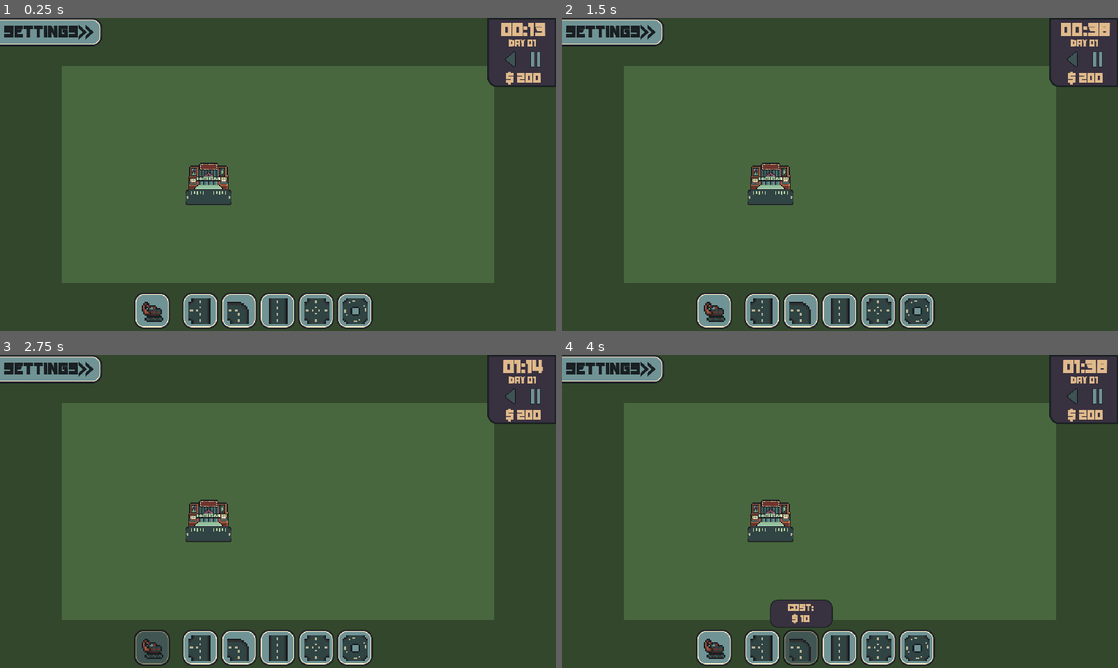
Above: before the commit, frames 1-4 (two rows, left to right).
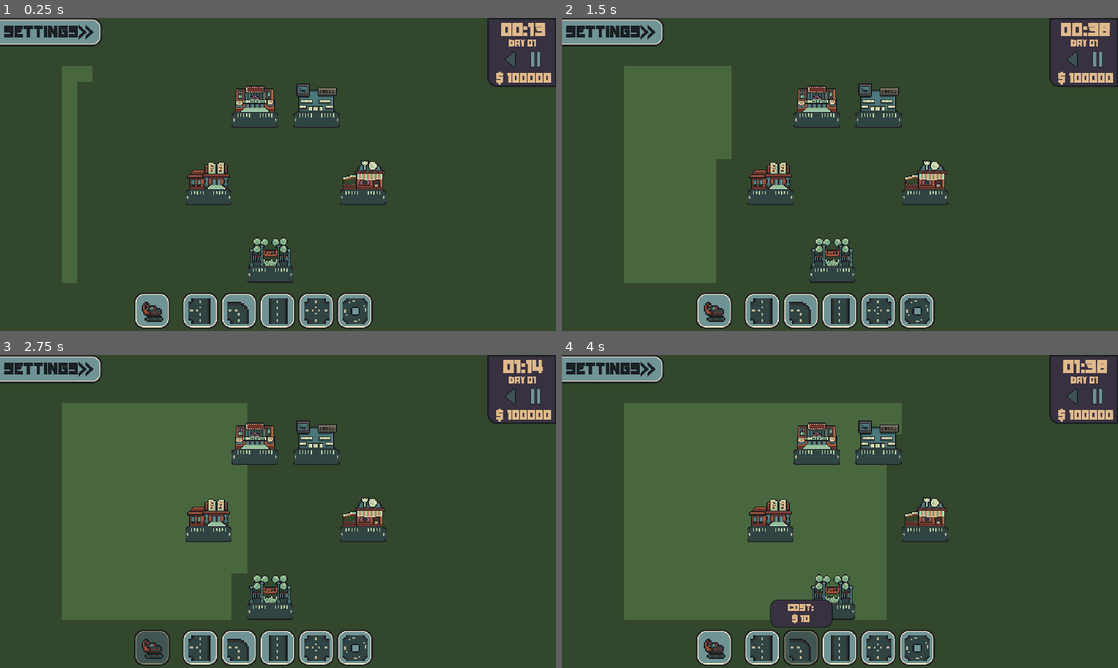
Above: after the commit, the same moments.

Repository: StixxyTape/Easy-Roads
Game: Godot game, scene res://Scenes/main.tscn
The game is run twice, just before and just after one commit, with the same random seed, the same clock (stepped at 60 frames per second) and the same inputs.
Inputs (mouse positions are in pixels of both pictures, inside the frame that each line leads up to):
- Up to frame 1 (0.25 s): no input
- Up to frame 2 (1.5 s): click (1073, 61) at 0.5 s; click (1073, 61) at 1.25 s
- Up to frame 3 (2.75 s): click (150, 649) at 2 s
- Up to frame 4 (4 s): click (762, 649) at 2.75 s; click (801, 649) at 3.5 s

The runs differ from the first frame. In frame 1, 51% of the frame differs, in the area x 13-100%, y 15-85%; in frame 2, 41%; in frame 3, 32%; in frame 4, 24%.

Commit message:
Add files via upload

Diff:
--- a/Connection Maker 2/Scenes/bubble.gd
+++ b/Connection Maker 2/Scenes/bubble.gd
@@ -2,10 +2,50 @@
 
 @onready var anim : AnimationPlayer = $AnimationPlayer
 
+# Variables for the timer
 var maxTime : int = Global.bubbleTimer
 var time : float = 0
+
+# Plays "Danger" animation when timer gets close to filling up
 var dangerZone : bool = false
+
+# For keeping track of if the timer should count
 var count : bool = false
+
+# Sets the type of structure to drive to
+var type : int = randi_range(0, 4)
+var destination : Vector2
+
+# Sets the texture as a new AtlasTexture so other instantiated bubbles don't change aswell
+var atlasTexture : AtlasTexture = AtlasTexture.new()
+var overTexture : CompressedTexture2D = preload("res://Art/Bubbles/Bubbles.png")
+
+func _ready():
+	# Setting up the texture for the bubble
+	texture_over = atlasTexture
+	texture_over.atlas = overTexture
+	texture_over.region = Rect2(0, 0, 16, 16)
+
+	match type:
+		0:
+			SetSprite(0, 0)
+			destination = Global.cinemaPos
+		1:
+			SetSprite(0, 16)
+			destination = Global.restaurantPos
+		2:
+			SetSprite(0, 32)
+			destination = Global.storePos
+		3:
+			SetSprite(0, 48)
+			destination = Global.parkPos
+		4:
+			SetSprite(0, 64)
+			destination = Global.libraryPos
+
+func SetSprite(x, y):
+	# Change sprite to according destination type
+	texture_over.region = Rect2(x, y, 16, 16)
 
 func _process(_delta):
 	if Global.time == "play" and !count:
@@ -18,6 +58,7 @@
 	value = time
 	max_value = maxTime
 
+	# Keeps track of the time left for the car to reach it's destination
 	while time < maxTime and count:
 		await get_tree().create_timer(1).timeout
 		if count:
--- a/Connection Maker 2/Scenes/bubble.tscn
+++ b/Connection Maker 2/Scenes/bubble.tscn
@@ -1,7 +1,6 @@
-[gd_scene load_steps=9 format=3 uid="uid://bjtsx1rxqaygk"]
+[gd_scene load_steps=8 format=3 uid="uid://bjtsx1rxqaygk"]
 
 [ext_resource type="Texture2D" uid="uid://ba0bar73eu2dl" path="res://Art/Bubbles/ProgressBubble.png" id="1_m7rq7"]
-[ext_resource type="Texture2D" uid="uid://dxmjbqd06u5v1" path="res://Art/Bubbles/CinemaBubble.png" id="2_py44b"]
 [ext_resource type="Texture2D" uid="uid://bwvhi7eemecb1" path="res://Art/Bubbles/BubbleFill.png" id="3_2ymw4"]
 [ext_resource type="Script" path="res://Scenes/bubble.gd" id="4_n63iy"]
 
@@ -117,7 +116,6 @@
 step = 0.2
 fill_mode = 3
 texture_under = ExtResource("1_m7rq7")
-texture_over = ExtResource("2_py44b")
 texture_progress = ExtResource("3_2ymw4")
 script = ExtResource("4_n63iy")
 
--- a/Connection Maker 2/Scenes/car.tscn
+++ b/Connection Maker 2/Scenes/car.tscn
@@ -18,6 +18,7 @@
 [node name="CollisionShape2D" type="CollisionShape2D" parent="."]
 position = Vector2(-0.6, 1.4)
 shape = SubResource("RectangleShape2D_bmtyw")
+disabled = true
 
 [node name="Icon" type="Sprite2D" parent="."]
 position = Vector2(-1.6, -7.6)
--- a/Connection Maker 2/Scenes/main.tscn
+++ b/Connection Maker 2/Scenes/main.tscn
@@ -1,11 +1,15 @@
-[gd_scene load_steps=35 format=3 uid="uid://4be4mh458uoh"]
+[gd_scene load_steps=44 format=3 uid="uid://bbdmdmiq4svbt"]
 
 [ext_resource type="Script" path="res://Scripts/Camera.gd" id="1_3iegl"]
 [ext_resource type="Texture2D" uid="uid://debqpb2urr8ck" path="res://Art/Ground.png" id="1_hbcj1"]
 [ext_resource type="Texture2D" uid="uid://bsyp6pd30yi0f" path="res://Art/TileSet.png" id="1_nbaej"]
-[ext_resource type="Texture2D" uid="uid://oe20gmpsemvl" path="res://Art/Cinema.png" id="2_mc58q"]
+[ext_resource type="Texture2D" uid="uid://cnjp17pv0yy1e" path="res://Art/Structures/Library.png" id="3_bau67"]
 [ext_resource type="Script" path="res://Scripts/GridSystem.gd" id="3_q74ai"]
 [ext_resource type="PackedScene" uid="uid://cjs7l4lexk18c" path="res://Scenes/ui.tscn" id="4_5cxmc"]
+[ext_resource type="Texture2D" uid="uid://oe20gmpsemvl" path="res://Art/Structures/Cinema.png" id="4_jk51h"]
+[ext_resource type="Texture2D" uid="uid://dfeatle6j6no8" path="res://Art/Structures/Park.png" id="6_nqe8j"]
+[ext_resource type="Texture2D" uid="uid://dhbxupkwup0e4" path="res://Art/Structures/Restaurant.png" id="7_0dlpc"]
+[ext_resource type="Texture2D" uid="uid://eov80m2kxj8k" path="res://Art/Structures/Store.png" id="8_nm0dl"]
 
 [sub_resource type="CanvasTexture" id="CanvasTexture_1jivu"]
 
@@ -15,6 +19,17 @@
 texture = ExtResource("1_hbcj1")
 0:0/0 = 0
 1:0/0 = 0
+
+[sub_resource type="NavigationPolygon" id="NavigationPolygon_vbmty"]
+vertices = PackedVector2Array(-24, 12, -20, 8, 20, 8, 24, 12, 24, 20, -24, 20)
+polygons = Array[PackedInt32Array]([PackedInt32Array(0, 1, 2, 3, 4, 5)])
+outlines = Array[PackedVector2Array]([PackedVector2Array(-24, 12, -20, 8, 20, 8, 24, 12, 24, 20, -24, 20)])
+
+[sub_resource type="TileSetAtlasSource" id="TileSetAtlasSource_f5mai"]
+texture = ExtResource("3_bau67")
+texture_region_size = Vector2i(48, 48)
+0:0/0 = 0
+0:0/0/navigation_layer_0/polygon = SubResource("NavigationPolygon_vbmty")
 
 [sub_resource type="NavigationPolygon" id="NavigationPolygon_x5g5x"]
 vertices = PackedVector2Array(4, 8, -4, 8, -4, -8, 4, -8)
@@ -36,15 +51,10 @@
 polygons = Array[PackedInt32Array]([PackedInt32Array(0, 1, 2, 3), PackedInt32Array(2, 4, 5, 6), PackedInt32Array(3, 2, 6, 7), PackedInt32Array(7, 6, 8, 9)])
 outlines = Array[PackedVector2Array]([PackedVector2Array(4, 8, 4, 4, 4, -4, 4, -8, -4, -8, -4, -4, -8, -4, -8, 4, -4, 4, -4, 8)])
 
-[sub_resource type="NavigationPolygon" id="NavigationPolygon_m611c"]
-vertices = PackedVector2Array(8, 8, -8, 8, -8, -8, 8, -8)
-polygons = Array[PackedInt32Array]([PackedInt32Array(0, 1, 2, 3)])
-outlines = Array[PackedVector2Array]([PackedVector2Array(8, -8, -8, -8, -8, 8, 8, 8)])
-
-[sub_resource type="NavigationPolygon" id="NavigationPolygon_j25bj"]
-vertices = PackedVector2Array(8, 8, -8, 8, -8, -8, 8, -8)
-polygons = Array[PackedInt32Array]([PackedInt32Array(0, 1, 2, 3)])
-outlines = Array[PackedVector2Array]([PackedVector2Array(8, -8, -8, -8, -8, 8, 8, 8)])
+[sub_resource type="NavigationPolygon" id="NavigationPolygon_q0wfm"]
+vertices = PackedVector2Array(8, -8, 8, 8, -8, 8, -8, -8)
+polygons = Array[PackedInt32Array]([PackedInt32Array(0, 1, 2, 3)])
+outlines = Array[PackedVector2Array]([PackedVector2Array(-8, -8, -8, 8, 8, 8, 8, -8)])
 
 [sub_resource type="NavigationPolygon" id="NavigationPolygon_s73om"]
 vertices = PackedVector2Array(-8, 4, -8, -4, 8, -4, 8, 4)
@@ -106,20 +116,10 @@
 polygons = Array[PackedInt32Array]([PackedInt32Array(0, 1, 2, 3), PackedInt32Array(2, 4, 5, 6), PackedInt32Array(3, 2, 6, 7), PackedInt32Array(7, 6, 8, 9)])
 outlines = Array[PackedVector2Array]([PackedVector2Array(-8, 4, -4, 4, 4, 4, 8, 4, 8, -4, 4, -4, 4, -8, -4, -8, -4, -4, -8, -4)])
 
-[sub_resource type="NavigationPolygon" id="NavigationPolygon_ldsxe"]
-vertices = PackedVector2Array(8, 8, -8, 8, -8, -8, 8, -8)
-polygons = Array[PackedInt32Array]([PackedInt32Array(0, 1, 2, 3)])
-outlines = Array[PackedVector2Array]([PackedVector2Array(8, -8, -8, -8, -8, 8, 8, 8)])
-
-[sub_resource type="NavigationPolygon" id="NavigationPolygon_k1tbs"]
-vertices = PackedVector2Array(8, 8, -8, 8, -8, -8, 8, -8)
-polygons = Array[PackedInt32Array]([PackedInt32Array(0, 1, 2, 3)])
-outlines = Array[PackedVector2Array]([PackedVector2Array(8, -8, -8, -8, -8, 8, 8, 8)])
-
-[sub_resource type="NavigationPolygon" id="NavigationPolygon_j2pog"]
-vertices = PackedVector2Array(8, 8, -8, 8, -8, -8, 8, -8)
-polygons = Array[PackedInt32Array]([PackedInt32Array(0, 1, 2, 3)])
-outlines = Array[PackedVector2Array]([PackedVector2Array(8, -8, -8, -8, -8, 8, 8, 8)])
+[sub_resource type="NavigationPolygon" id="NavigationPolygon_tqqgt"]
+vertices = PackedVector2Array(8, -8, 8, 8, -8, 8, -8, -8)
+polygons = Array[PackedInt32Array]([PackedInt32Array(0, 1, 2, 3)])
+outlines = Array[PackedVector2Array]([PackedVector2Array(-8, -8, -8, 8, 8, 8, 8, -8)])
 
 [sub_resource type="TileSetAtlasSource" id="TileSetAtlasSource_eulut"]
 texture = ExtResource("1_nbaej")
@@ -184,15 +184,15 @@
 3:6/0 = 0
 0:6/0 = 0
 7:0/0 = 0
-7:0/0/navigation_layer_0/polygon = SubResource("NavigationPolygon_ldsxe")
+7:0/0/navigation_layer_0/polygon = SubResource("NavigationPolygon_tqqgt")
 8:0/0 = 0
-8:0/0/navigation_layer_0/polygon = SubResource("NavigationPolygon_k1tbs")
+8:0/0/navigation_layer_0/polygon = SubResource("NavigationPolygon_tqqgt")
 9:0/0 = 0
-9:0/0/navigation_layer_0/polygon = SubResource("NavigationPolygon_j2pog")
+9:0/0/navigation_layer_0/polygon = SubResource("NavigationPolygon_tqqgt")
 10:0/0 = 0
-10:0/0/navigation_layer_0/polygon = SubResource("NavigationPolygon_m611c")
+10:0/0/navigation_layer_0/polygon = SubResource("NavigationPolygon_q0wfm")
 11:0/0 = 0
-11:0/0/navigation_layer_0/polygon = SubResource("NavigationPolygon_j25bj")
+11:0/0/navigation_layer_0/polygon = SubResource("NavigationPolygon_q0wfm")
 0:1/next_alternative_id = 2
 0:1/0 = 0
 0:1/1 = 1
@@ -211,16 +211,53 @@
 outlines = Array[PackedVector2Array]([PackedVector2Array(20, 8, 24, 12, 24, 20, -24, 20, -24, 12, -20, 8)])
 
 [sub_resource type="TileSetAtlasSource" id="TileSetAtlasSource_yn4ui"]
-texture = ExtResource("2_mc58q")
+texture = ExtResource("4_jk51h")
 texture_region_size = Vector2i(48, 48)
 0:0/0 = 0
 0:0/0/navigation_layer_0/polygon = SubResource("NavigationPolygon_3u784")
+
+[sub_resource type="NavigationPolygon" id="NavigationPolygon_brljl"]
+vertices = PackedVector2Array(-24, 12, -20, 8, 20, 8, 24, 12, 24, 20, -24, 20)
+polygons = Array[PackedInt32Array]([PackedInt32Array(0, 1, 2, 3, 4, 5)])
+outlines = Array[PackedVector2Array]([PackedVector2Array(-24, 12, -20, 8, 20, 8, 24, 12, 24, 20, -24, 20)])
+
+[sub_resource type="TileSetAtlasSource" id="TileSetAtlasSource_l8pnk"]
+texture = ExtResource("6_nqe8j")
+texture_region_size = Vector2i(48, 48)
+0:0/0 = 0
+0:0/0/navigation_layer_0/polygon = SubResource("NavigationPolygon_brljl")
+
+[sub_resource type="NavigationPolygon" id="NavigationPolygon_rplok"]
+vertices = PackedVector2Array(-24, 12, -20, 8, 20, 8, 24, 12, 24, 20, -24, 20)
+polygons = Array[PackedInt32Array]([PackedInt32Array(0, 1, 2, 3, 4, 5)])
+outlines = Array[PackedVector2Array]([PackedVector2Array(-24, 12, -20, 8, 20, 8, 24, 12, 24, 20, -24, 20)])
+
+[sub_resource type="TileSetAtlasSource" id="TileSetAtlasSource_gngip"]
+texture = ExtResource("7_0dlpc")
+texture_region_size = Vector2i(48, 48)
+0:0/0 = 0
+0:0/0/navigation_layer_0/polygon = SubResource("NavigationPolygon_rplok")
+
+[sub_resource type="NavigationPolygon" id="NavigationPolygon_j6ywi"]
+vertices = PackedVector2Array(-24, 12, -20, 8, 20, 8, 24, 12, 24, 20, -24, 20)
+polygons = Array[PackedInt32Array]([PackedInt32Array(0, 1, 2, 3, 4, 5)])
+outlines = Array[PackedVector2Array]([PackedVector2Array(-24, 12, -20, 8, 20, 8, 24, 12, 24, 20, -24, 20)])
+
+[sub_resource type="TileSetAtlasSource" id="TileSetAtlasSource_ykala"]
+texture = ExtResource("8_nm0dl")
+texture_region_size = Vector2i(48, 48)
+0:0/0 = 0
+0:0/0/navigation_layer_0/polygon = SubResource("NavigationPolygon_j6ywi")
 
 [sub_resource type="TileSet" id="TileSet_jdvwb"]
 navigation_layer_0/layers = 1
 sources/2 = SubResource("TileSetAtlasSource_eulut")
 sources/3 = SubResource("TileSetAtlasSource_yn4ui")
 sources/0 = SubResource("TileSetAtlasSource_2j8n7")
+sources/1 = SubResource("TileSetAtlasSource_f5mai")
+sources/4 = SubResource("TileSetAtlasSource_l8pnk")
+sources/5 = SubResource("TileSetAtlasSource_gngip")
+sources/6 = SubResource("TileSetAtlasSource_ykala")
 
 [node name="Main" type="Node2D"]
 
--- a/Connection Maker 2/Scripts/Car.gd
+++ b/Connection Maker 2/Scripts/Car.gd
@@ -6,7 +6,7 @@
 
 @onready var sprite : Sprite2D = $Icon
 @onready var navAgent : NavigationAgent2D = $NavigationAgent2D
-@onready var tileMap : TileMap = $".."
+@onready var tileMap : TileMap = $"../"
 
 # A list which stores all the atlas coordinates of road tiles start house
 var adjectedTiles : Array = [Vector2(0, 6), Vector2(1, 6), Vector2(2, 6), Vector2(3, 6)]
@@ -14,10 +14,12 @@
 var adjectedTilePlaced : bool
 
 # variable for the set bubble
-var bubble : TextureProgressBar
+var destination : Vector2
 
 func _ready():
+	# Sets the car to be invisible until it leaves the house
 	visible = false
+	# Sets the car sprite to a random variation
 	sprite.frame = randi_range(0,3)
 
 	# Make sure to not await during _ready.
@@ -27,7 +29,8 @@
 	# Wait for the first physics frame so the NavigationServer can sync.
 	await get_tree().physics_frame
 	# Now that the navigation map is no longer empty, set the movement target.
-	set_movement_target(Global.cinemaPos)
+	set_movement_target(destination)
+
 	# Set rotation to be flat
 	rotation = 0
 
@@ -38,11 +41,13 @@
 	houseCord = tileMap.local_to_map(spawnPos)
 	adjectedTilesPos = [houseCord + Vector2(1,0), houseCord - Vector2(1,0), houseCord + Vector2(0,1), houseCord - Vector2(0,1)]
 
+	# Variables for controlling car offset
 	var currentAgentPos: Vector2 = global_position
 	var nextPathPos: Vector2 = navAgent.get_next_path_position()
 	var nextTilePos : Vector2 = tileMap.local_to_map(nextPathPos)
 	var carTilePos : Vector2 = tileMap.local_to_map(global_position)
 
+	# Handles placing a tile to denote which side the car leaves the house from
 	if carTilePos in adjectedTilesPos and !adjectedTilePlaced:
 		var i = adjectedTilesPos.find(carTilePos)
 		eraseStartPoints()
@@ -57,6 +62,7 @@
 		adjectedTilePlaced = true
 		visible = true
 
+	# Handles the offset
 	if nextTilePos.x > carTilePos.x:
 		set_scale(Vector2(curScale.x, curScale.y))
 		sprite.offset.y = 1
@@ -64,10 +70,12 @@
 		set_scale(Vector2(curScale.x, -curScale.y))
 		sprite.offset.y = -5
 
-	#print(global_position.distance_to(nextPathPos))
 	# Only look at the next path position if you are able to reach the destination
 	if navAgent.is_target_reachable():
 		look_at(nextPathPos)
+
+	# This is for getting the path ahead of the car
+	#NavigationServer2D.map_get_path(get_world_2d().get_navigation_map(), global_position, navAgent.target_position, false)
 
 	# If reached destination, don't run the rest of this code
 	if navAgent.is_navigation_finished():
@@ -75,8 +83,9 @@
 		adjectedTilePlaced = false
 		visible = false
 		position = spawnPos
-		set_movement_target(Global.cinemaPos)
+		set_movement_target(destination)
 		return
+	# If destination is not reachable and your position is not where you spawned, respawn
 	elif (!navAgent.is_target_reachable() and position != spawnPos):
 		adjectedTilePlaced = false
 		visible = false
--- a/Connection Maker 2/Scripts/Global.gd
+++ b/Connection Maker 2/Scripts/Global.gd
@@ -1,6 +1,12 @@
 extends Node
 
+# Variables that store the position of each structure
+var libraryPos : Vector2
 var cinemaPos : Vector2
+var parkPos : Vector2
+var restaurantPos : Vector2
+var storePos : Vector2
+
 
 # What road your holding
 var roadType : String
@@ -15,9 +21,10 @@
 
 # Start Stats
 var day : int = 1
-var money : int = 200
+var money : int = 100000
 var currentPrice : int = 0
 
+# Handles pausing the game
 func _process(_delta):
 	if time == "play":
 		carSpeed = 30
--- a/Connection Maker 2/Scripts/GridSystem.gd
+++ b/Connection Maker 2/Scripts/GridSystem.gd
@@ -38,9 +38,10 @@
 var houseTiles : Array = [Vector2(7,0), Vector2(8, 0), Vector2(9, 0),
 						 Vector2(10, 0), Vector2(11, 0)]
 # A list which stores all the ID's for structure tiles
-var structIDs : Array = [3]
+var structIDs : Array = [1, 3, 4, 5, 6]
 var mouseTile : Vector2
 
+# Variables that store the scene for the car and bubble
 var car : PackedScene = preload("res://Scenes/car.tscn")
 var bubble : PackedScene = preload("res://Scenes/bubble.tscn")
 
@@ -52,6 +53,7 @@
 var lastTilePos : Vector2
 var touchedBuildingPos : Vector2
 
+# Variable to check when spawning a house
 var spawningHouse : bool = true
 
 # The cooldown between spawning houses
@@ -59,10 +61,13 @@
 
 func _ready():
 	SetupStructures()
-
-	# Loop through the specified area and set the tile index for each cell
+	SetupBuildArea()
+
+func SetupBuildArea():
+	# Loop through the specified area and set the tile for each cell
 	for x in range(start_x, start_x + width):
 		for y in range(start_y, start_y + height):
+			await get_tree().create_timer(0.01).timeout
 			buildArea.append(Vector2(x,y))
 			set_cell(4, Vector2i(x,y), 0, Vector2i(1,0))
 
@@ -73,12 +78,14 @@
 	var houseType : int = randi_range(0, 4)
 
 	var gridPos : Vector2
+	# Offsets to make sure the house doesn't spawn next to another structure
 	var marginOffsets = [
 		Vector2(-1, -1), Vector2(0, -1), Vector2(1, -1),
 		Vector2(-1, 0), Vector2(0, 0), Vector2(1, 0),
 		Vector2(-1, 1), Vector2(0, 1), Vector2(1, 1)
 	]
 
+	# Loop that only breaks when found a suitable spawn position
 	while true:
 		randX = randi_range(-gridSize -6, gridSize +6)
 		randY = randi_range(-gridSize, gridSize)
@@ -96,14 +103,17 @@
 			gridPos = Vector2(randX, randY)
 			break  # Found an available position, exit the loop
 
+	# Stores tile data in the dictionary
 	dic[str(gridPos)] = {
 				"Type" : "House",
 				"Position" : str(gridPos)
 			}
 
 	set_cell(0, gridPos, 2, houseTiles[houseType])
+	# Adds position to buildings list
 	buildings.append(gridPos)
 
+	# Returns spawn position
 	return gridPos
 
 func HouseManager():
@@ -118,17 +128,19 @@
 
 	# Spawn a bubble and car at the house
 	if housePos:
+		# Instantiates bubble with offset
 		var spawnedBubble = bubble.instantiate()
 		spawnedBubble.position = map_to_local(housePos)
 		spawnedBubble.position.y -= 25
 		spawnedBubble.position.x -= 8
 		add_child(spawnedBubble)
 
+		# Instantiates Car
 		var spawnedCar = car.instantiate()
 		add_child(spawnedCar)
-		spawnedCar.position = map_to_local(housePos)
+		spawnedCar.global_position = map_to_local(housePos)
 		spawnedCar.spawnPos = spawnedCar.position
-		spawnedCar.bubble = spawnedBubble
+		spawnedCar.destination = spawnedBubble.destination
 
 func SetupStructures():
 
@@ -149,9 +161,18 @@
 	for structure in structIDs:
 		var structName : String
 
+		# Sets the structures name
 		match structure:
+			1:
+				structName = "Library"
 			3:
 				structName = "Cinema"
+			4:
+				structName = "Park"
+			5:
+				structName = "Restaurant"
+			6:
+				structName = "Store"
 
 		var positionTaken = false
 		var randX : int
@@ -181,16 +202,27 @@
 				"Position" : str(gridPos)
 			}
 			buildings.append(gridPos)
-		set_cell(0, Vector2(randX, randY), 3, Vector2.ZERO)
-
-		Global.cinemaPos = map_to_local(Vector2(randX, randY + 1))
-		#buildings.append_array([Vector2(randX, randY), Vector2(randX, randY + 1),
-							#Vector2(randX +1, randY), Vector2(randX +1, randY + 1),
-							#Vector2(randX -1, randY), Vector2(randX -1, randY + 1)])
+		set_cell(0, Vector2(randX, randY), structure, Vector2.ZERO)
+
+		# Set the Global position for the structure
+		match structName:
+			"Library":
+				Global.libraryPos = map_to_local(Vector2(randX, randY + 1))
+			"Cinema":
+				Global.cinemaPos = map_to_local(Vector2(randX, randY + 1))
+			"Park":
+				Global.parkPos = map_to_local(Vector2(randX, randY + 1))
+			"Restaurant":
+				Global.restaurantPos = map_to_local(Vector2(randX, randY + 1))
+			"Store":
+				Global.storePos = map_to_local(Vector2(randX, randY + 1))
 
 func _process(_delta):
 	BuildSystem()
 	HouseManager()
+	DayGridUpdate()
+
+func DayGridUpdate():
 	if Global.day == 1:
 		TimeSystem(start_x, start_y, width, height)
 	elif Global.day == 2:
@@ -208,6 +240,8 @@
 	# Loop through the specified area and set the tile index for each cell
 	for x in range(posx, posx + fulwidth):
 		for y in range(posy, posy + fulheight):
+			# Small time to add an effect
+			await get_tree().create_timer(0.005).timeout
 			if Vector2(x,y) not in buildArea:
 				buildArea.append(Vector2(x,y))
 				set_cell(4, Vector2i(x,y), 0, Vector2i(1,0))
@@ -219,22 +253,21 @@
 	# Gets the tile at your mouse coordinates
 	mouseTile = local_to_map(get_global_mouse_position())
 
+	# Handles rotating tile
 	if Input.is_action_just_pressed("Rotate") and !placing:
 		tileCounter += 1
 
-	#if dic.has(str(mouseTile)):
-		#print(dic[str(mouseTile)])
-
 	# Sets selected tile type
 	SetTile()
 
+
 	if tileCounter >= maxtiles:
 		tileCounter = 0
 
 	# Shows preview tile
 	set_cell(1, mouseTile, 2, currentTiles[tileCounter], 1)
 
-
+	# For setting tiles to be built or demolished
 	if Input.is_action_pressed("Left Click") and !Global.overButton and Global.roadType != "":
 		if Global.roadType == "remove" and mouseTile not in buildings:
 			erase_cell(0, mouseTile)
@@ -253,11 +286,14 @@
 					erase_cell(3, mouseTile)
 			else:
 				touchedBuilding = true
+
+	# For removing preview tiles
 	if Input.is_action_pressed("Right Click") and !Global.overButton and Global.roadType != "":
 		if mouseTile in roadPlaced:
 					erase_cell(2, mouseTile)
 					var i = roadPlaced.find(mouseTile)
 					roadPlaced.pop_at(i)
+	# For building preview tiles
 	if Input.is_action_just_released("Left Click") and !Global.overButton:
 		for pos in roadPlaced:
 			if Global.currentPrice <= Global.money:
@@ -274,6 +310,7 @@
 		placing = false
 
 func SetTile():
+	# Sets tile based on roadtype selected
 	match Global.roadType:
 		"straigth":
 			maxtiles = straigthTiles.size()
Binary file added: Connection Maker 2/Art/Bubbles/Bubbles.png
Not shown, added: Connection Maker 2/Art/Bubbles/Bubbles.png.import
Binary file added: Connection Maker 2/Art/Structures/Cinema.png
Not shown, added: Connection Maker 2/Art/Structures/Cinema.png.import
Binary file added: Connection Maker 2/Art/Structures/Library.png
Not shown, added: Connection Maker 2/Art/Structures/Library.png.import
Binary file added: Connection Maker 2/Art/Structures/Park.png
Not shown, added: Connection Maker 2/Art/Structures/Park.png.import
Binary file added: Connection Maker 2/Art/Structures/Restaurant.png
Not shown, added: Connection Maker 2/Art/Structures/Restaurant.png.import
Binary file added: Connection Maker 2/Art/Structures/Store.png
Not shown, added: Connection Maker 2/Art/Structures/Store.png.import
